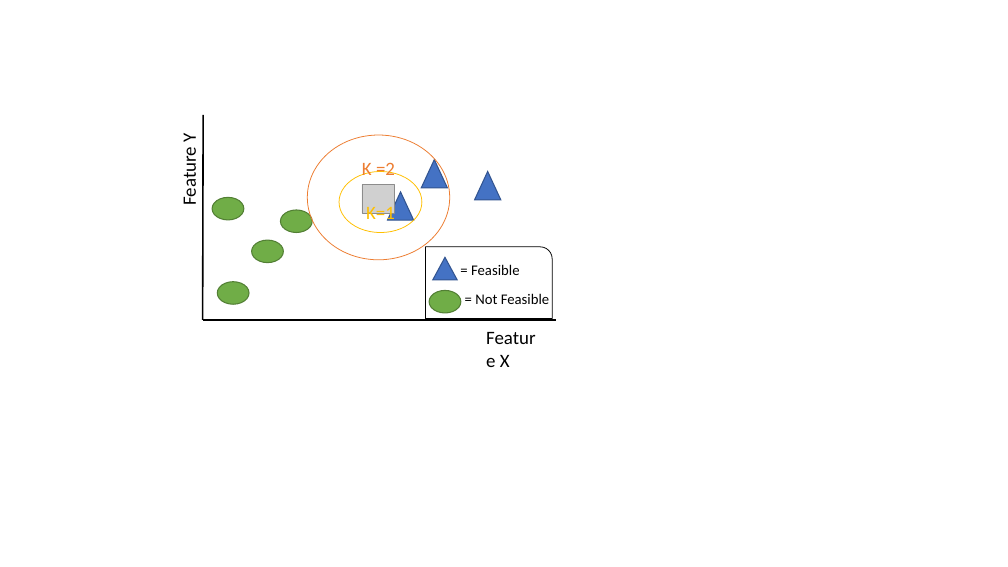
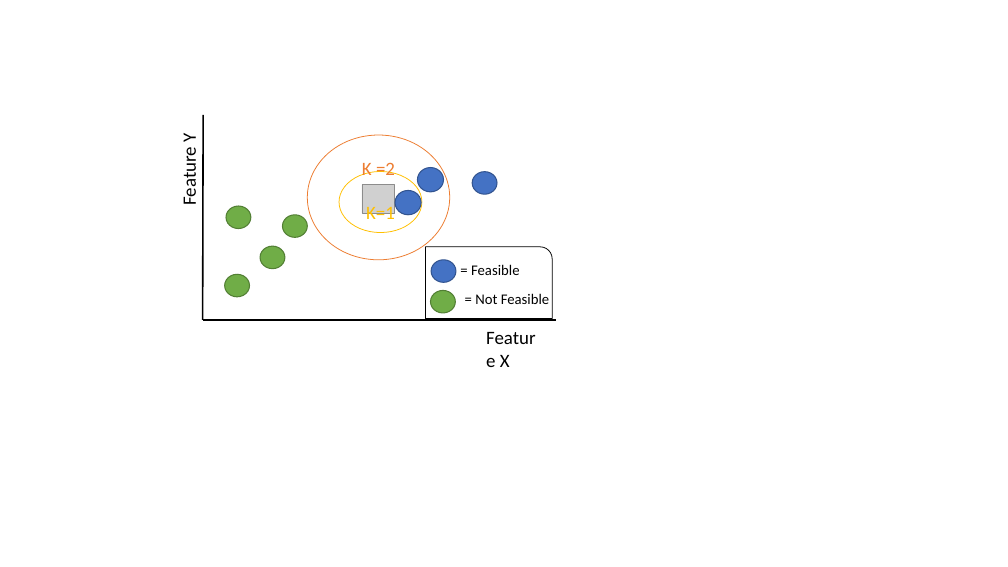
Before and after one commit to nisarumar/tsn-performance-analysis, a slide deck: slide 2 of Figures.pptx. Drawn at 1008x567 pixels with LibreOffice and Linux fonts; fonts in the diff are those of the drawing; grey boxes stand for pictures. Boxes give left, top, right and bottom in pixels: in the first picture for what was removed or moved away, otherwise in the second. Text is boxed around its words. In the diff, an @@ line names an element or a change of style, - is before the commit and + after.

```diff
--- a/Figures.pptx
+++ b/Figures.pptx
@@ ellipse: place and size @@
-ellipse at (421, 160, 448, 188)
+ellipse at (417, 168, 444, 192)
@@ triangle to ellipse in 4 elements at (431, 260, 456, 283), (395, 191, 422, 215), (417, 168, 444, 192), (473, 172, 498, 194) @@
@@ ellipse: place and size @@
-ellipse at (475, 172, 501, 200)
+ellipse at (473, 172, 498, 194)
@@ ellipse: place and size @@
-ellipse at (212, 197, 244, 220)
+ellipse at (226, 206, 251, 229)
@@ ellipse: place and size @@
-ellipse at (388, 192, 414, 220)
+ellipse at (395, 191, 422, 215)
@@ ellipse: place and size @@
-ellipse at (281, 210, 312, 233)
+ellipse at (283, 215, 308, 237)
@@ ellipse: place and size @@
-ellipse at (252, 240, 284, 263)
+ellipse at (260, 247, 285, 269)
@@ ellipse: place and size @@
-ellipse at (217, 282, 249, 305)
+ellipse at (225, 274, 250, 297)
@@ ellipse: place and size @@
-ellipse at (430, 290, 461, 313)
+ellipse at (430, 290, 455, 313)
```
Also in this commit, not shown: 4 other files.
